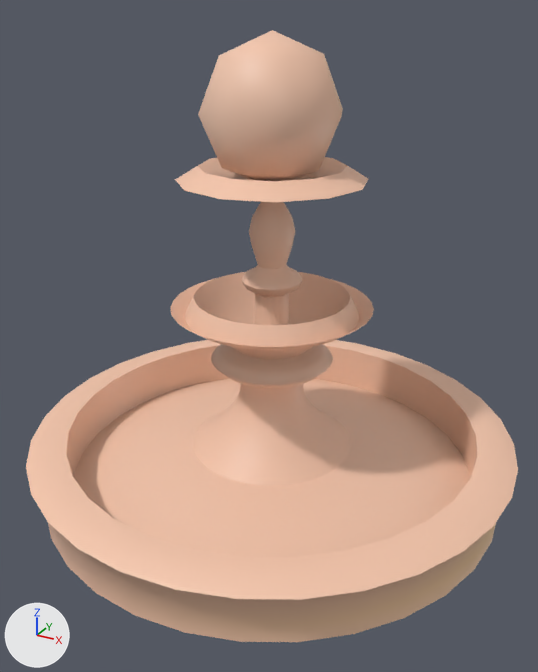
The FBX model TI3 - RockeFeller/Assets/3DAssets/Fountain.fbx: old version first, new version second.
Both versions are drawn from a 50 mm camera at (4.91, -9.02, 6.95) aimed at (0.12, -0.31, 2.59). The axes (+X, +Y, +Z) are drawn at lower left. The lights are the same throughout. The picture after the commit comes second. Where no turn or scale is listed for an object, it has been applied to the vertices.

Names of what the first picture shows: 'Fountain'.
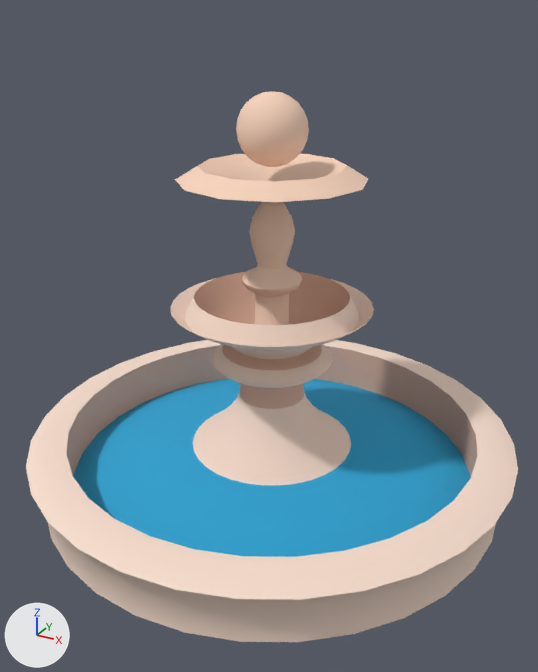
The newer file is also rescaled (x0.6), turned or shifted as a whole; pictures and numbers use the older file's frame.

Where the change shows, as pixel boxes [x1, y1, x2, y2] in the pictures (538 x 672 px):
```json
{"object": "Fountain", "change": "reshaped", "before": [26, 30, 518, 642], "after": [26, 91, 518, 642], "on screen": "10% shorter"}
{"part": 1, "of": "me_fountain_001", "change": "added", "after": [236, 91, 309, 167], "on screen": "beige"}
{"part": 2, "of": "me_fountain_001", "change": "deleted", "before": [198, 30, 343, 181], "on screen": "beige"}
{"part": 3, "of": "me_fountain_001", "change": "cut back", "before": [244, 202, 302, 325], "on screen": "beige"}
{"part": 4, "of": "me_fountain_001", "change": "surface changed", "before": [26, 157, 518, 642], "after": [26, 157, 518, 642]}
```

Edits to the scene script, one JSON object a line:
```json
{"op": "add", "block": "mat_celshading", "code": ["mat_celshading = principled_material('CelShading')", "mat_celshading.texture = img_qfmllt_png", "mat_celshading.roughness = 0.9"]}
{"block": "me_fountain_001", "where": "# used by ob_fountain; location = (0.0, 0.0, 0.0)"}
{"op": "remove", "block": "me_fountain_001", "code": "me_fountain_001.from_pydata(...)  # 1890 vertices, 1864 faces; spans x -3.74..3.74, y -3.74..3.74, z 0.0..6.7"}
{"op": "remove", "block": "me_fountain_001", "code": "me_fountain_001.materials.append(mat_material)  # picture img_qfmllt_png"}
{"op": "add", "block": "me_fountain_001", "code": "me_fountain_001.from_pydata(...)  # 1677 vertices, 1588 faces; spans x -3.74..3.74, y -3.74..3.74, z 0.0..5.96"}
{"block": "me_fountain_001", "change": "me_fountain_001 part 1: a new loose piece, a UV sphere (16 segments, 12 rings, poles along z) spanning x -0.49..0.49, y -0.49..0.49, z 4.98..5.96, in mat_celshading (picture img_qfmllt_png)"}
{"block": "me_fountain_001", "change": "me_fountain_001 part 2: the loose piece of 26 vertices spanning x -1.0..1.0, y -1.0..1.0, z 4.7..6.7 is deleted"}
{"block": "me_fountain_001", "change": "me_fountain_001 part 3: 28 vertices moved from x -0.59..0.59, y -0.59..0.59, z 2.15..4.8 to x -0.61..0.61, y -0.61..0.61, z 2.31..4.79; 376 vertices removed from x -0.99..0.99, y -0.99..0.99, z 0.85..4.44; 11 vertices added at x -0.53..0.53, y -0.53..0.53, z 2.31..4.57"}
{"block": "me_fountain_001", "change": "me_fountain_001 part 4: 1248 kept faces spanning x -3.74..3.74, y -3.74..3.74, z 0.0..4.99 get new texture (UV) coordinates"}
{"op": "add", "block": "me_fountain_001", "code": "me_fountain_001.materials.append(mat_celshading)  # picture img_qfmllt_png"}
```
